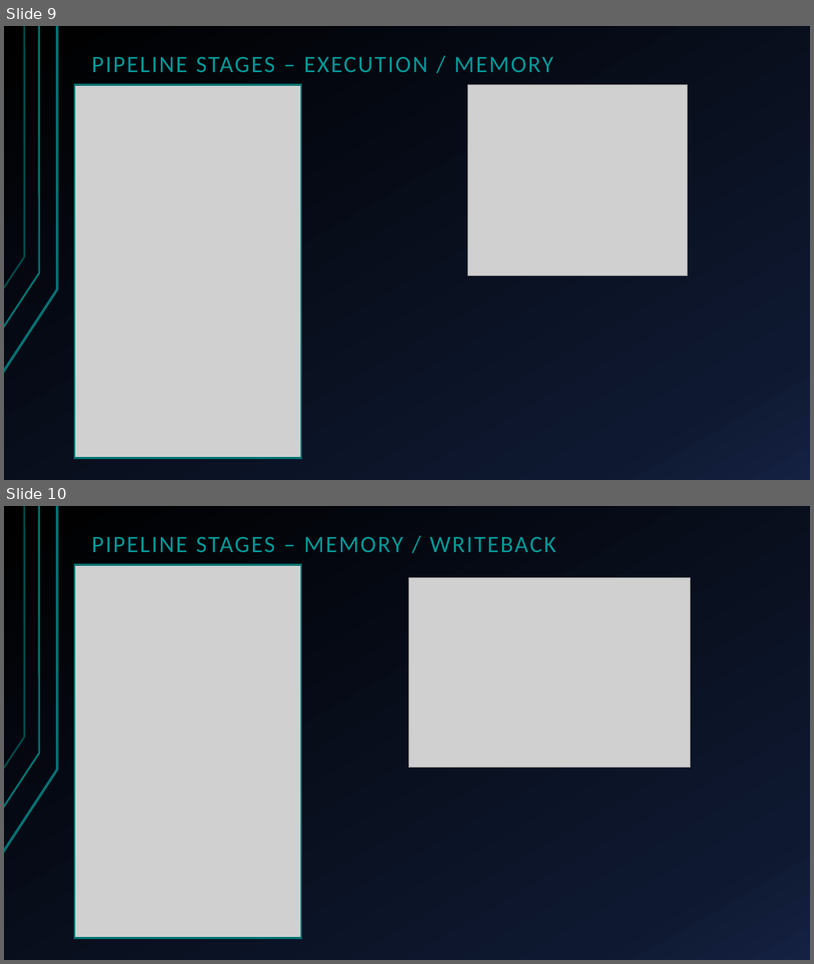
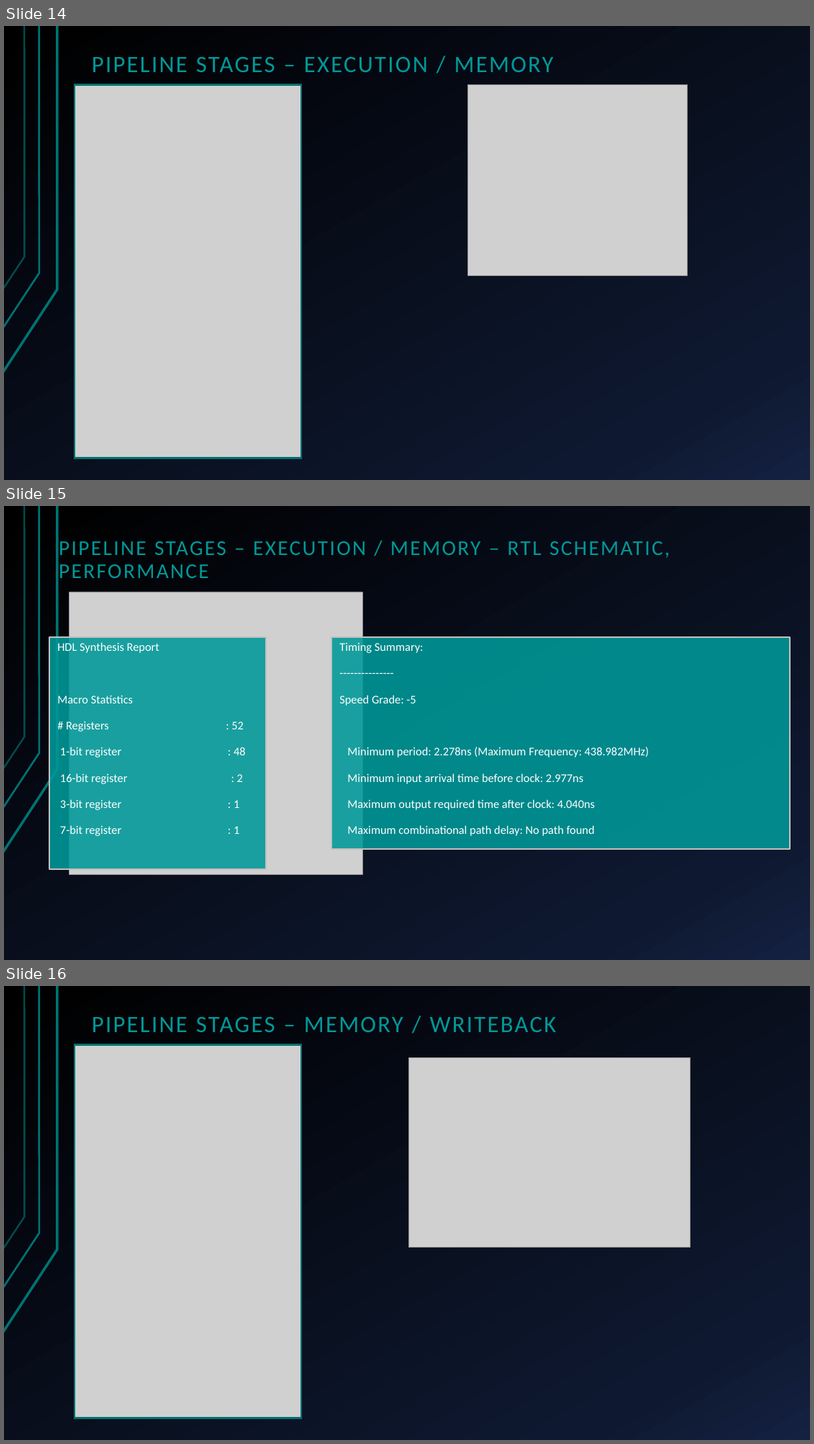
Before and after one commit to HansSanitizer/CENG-450-Project, a slide deck: Documentation/Long-Mann 16-Bit RISC Processor.pptx. Shown one above the other, each under a label of ours: slides 9 and 10 before the commit, slides 14, 15 and 16 after it. The pictures are 814x964 and 814x1444 pixels, drawn with LibreOffice and Linux fonts; fonts in the diff are those of the drawing; grey boxes stand for pictures. Boxes give left, top, right and bottom in pixels: in the first picture for what was removed or moved away, otherwise in the second. Text is boxed around its words. In the diff, an @@ line names an element or a change of style, - is before the commit and + after.

```diff
--- a/Documentation/Long-Mann 16-Bit RISC Processor.pptx
+++ b/Documentation/Long-Mann 16-Bit RISC Processor.pptx
@@ slide 15 added at bbox=[4, 506, 810, 960], background gradient #000000 to #0F1931 to #142242; not listed: 3 template elements that a slide beside it also shows @@
@@ title added at bbox=[59, 541, 670, 578], 25.2 pt, text #009999 @@
+PIPELINE STAGES – EXECUTION / MEMORY – RTL SCHEMATIC, PERFORMANCE
@@ picture added at bbox=[70, 592, 363, 875] @@
@@ rectangle added at bbox=[49, 637, 266, 869], fill #009999 at 88% opacity, outline #C0C0C0 2 pt, 14 pt, text #FFFFFF @@
+HDL Synthesis Report
+Macro Statistics
+# Registers : 52
+1-bit register : 48
+16-bit register : 2
+3-bit register : 1
+7-bit register : 1
@@ rectangle added at bbox=[332, 637, 790, 849], fill #009999 at 88% opacity, outline #C0C0C0 2 pt, 14 pt, text #FFFFFF @@
+Timing Summary:
+---------------
+Speed Grade: -5
+Minimum period: 2.278ns (Maximum Frequency: 438.982MHz)
+Minimum input arrival time before clock: 2.977ns
+Maximum output required time after clock: 4.040ns
+Maximum combinational path delay: No path found
@@ what was slide 9 is now slide 14 @@
@@ what was slide 10 is now slide 16 @@
```
Also in this commit, not shown: 4 slides changed, 13 other slides added, 1 slide removed.
